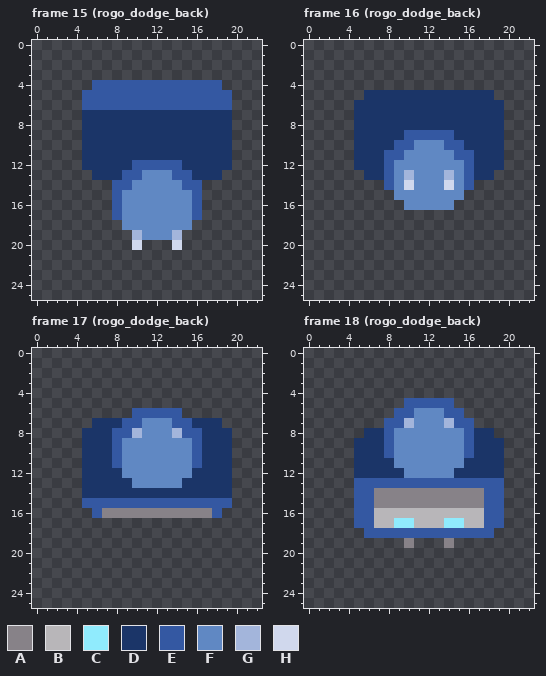
Two states of a pixel-art file, RawResources/Characters/Rogo/rogo.aseprite. The first picture shows the starting point.
24x26 pixels, 355 frames. Colours within 5 levels of each other are drawn and written as one. Shown: frame 15 (rogo_dodge_back), frame 16 (rogo_dodge_back), frame 17 (rogo_dodge_back), frame 18 (rogo_dodge_back). The old version is drawn lined up with the new one, on the new canvas. The commit also changed other frames, which this record leaves out.
Visible layers, top first: "hands", "rogo".
Palette (. is transparent): A #878288  B #b8b6b9  C #90ebfd  D #1b3568  E #3458a2  F #6088c3  G #a3b5db  H #d0d8ed
Pixels before, frame 15 (rogo_dodge_back), first column x 5:
 4 .EEEEEEEEEEEEE.
 5 EEEEEEEEEEEEEEE
 6 EEEEEEEEEEEEEEE
 7 DDDDDDDDDDDDDDD
 8 DDDDDDDDDDDDDDD
 9 DDDDDDDDDDDDDDD
10 DDDDDDDDDDDDDDD
11 DDDDDDDDDDDDDDD
12 DDDDDEEEEEDDDDD
13 .DDDEEFFFEEDDD.
14 ...EEFFFFFEE...
15 ...EFFFFFFFE...
16 ...EFFFFFFFE...
17 ...EFFFFFFFE...
18 ....FFFFFFF....
19 .....GFFFG.....
20 .....H...H.....
Pixels before, frame 16 (rogo_dodge_back), first column x 5:
 5 .DDDDDDDDDDDDD.
 6 DDDDDDDDDDDDDDD
 7 DDDDDDDDDDDDDDD
 8 DDDDDDDDDDDDDDD
 9 DDDDDEEEEEDDDDD
10 DDDDEEFFFEEDDDD
11 DDDEEFFFFFEEDDD
12 DDDEFFFFFFFEDDD
13 .DDEFGFFFGFEDD.
14 ...EFHFFFHFE...
15 ....FFFFFFF....
16 .....FFFFF.....
Pixels before, frame 17 (rogo_dodge_back), first column x 5:
 6 .....EEEEE.....
 7 .DDDEEFFFEEDDD.
 8 DDDEEGFFFGEEDDD
 9 DDDEFFFFFFFEDDD
10 DDDEFFFFFFFEDDD
11 DDDEFFFFFFFEDDD
12 DDDDFFFFFFFDDDD
13 DDDDDFFFFFDDDDD
14 DDDDDDDDDDDDDDD
15 EEEEEEEEEEEEEEE
16 .EAAAAAAAAAAAE.
Pixels before, frame 18 (rogo_dodge_back), first column x 5:
 5 .....EEEEE.....
 6 ....EEFFFEE....
 7 ...EEGFFFGEE...
 8 .DDEFFFFFFFEDD.
 9 DDDEFFFFFFFEDDD
10 DDDEFFFFFFFEDDD
11 DDDDFFFFFFFDDDD
12 DDDDDFFFFFDDDDD
13 EEEEEEEEEEEEEEE
14 EEAAAAAAAAAAAEE
15 EEAAAAAAAAAAAEE
16 EEBBBBBBBBBBBEE
17 EEBBCCBBBCCBBEE
18 .EEEEEEEEEEEEE.
19 .....A...A.....
The same view after the edit:
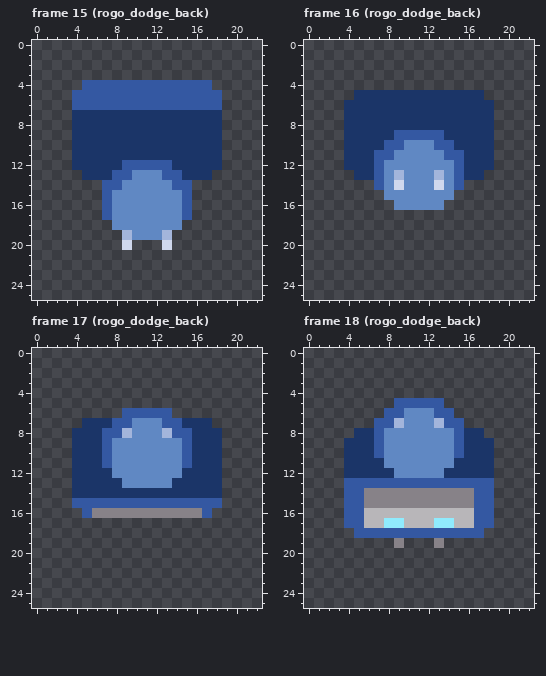
The edit:
canvas 24x26 -> 23x26, the old top-left corner now at -1,0 (the part of the old canvas that was cut away was empty and is not shown)
Frame 15 (rogo_dodge_back):
y 4: x 5 . -> E; x 18 E -> .
y 5..6: x 4 . -> E; x 19 E -> .
y 7..11: x 4 . -> D; x 19 D -> .
y 12: x 4 . -> D; x 9 D -> E; x 14 E -> D; x 19 D -> .
y 13: x 5 . -> D; x 8 D -> E; x 10 E -> F; x 13 F -> E; x 15 E -> D; x 18 D -> .
y 14: x 7 . -> E; x 9 E -> F; x 14 F -> E; x 16 E -> .
y 15..17: x 7..8 .E -> EF; x 15..16 FE -> E.
y 18: x 8 . -> F; x 15 F -> .
y 19: x 9..10 .G -> GF; x 13..14 FG -> G.
y 20: x 9..10 .H -> H.; x 13..14 .H -> H.
Frame 16 (rogo_dodge_back):
y 5: x 5 . -> D; x 18 D -> .
y 6..8: x 4 . -> D; x 19 D -> .
y 9: x 4 . -> D; x 9 D -> E; x 14 E -> D; x 19 D -> .
y 10: x 4 . -> D; x 8 D -> E; x 10 E -> F; x 13 F -> E; x 15 E -> D; x 19 D -> .
y 11: x 4 . -> D; x 7 D -> E; x 9 E -> F; x 14 F -> E; x 16 E -> D; x 19 D -> .
y 12: x 4 . -> D; x 7..8 DE -> EF; x 15..16 FE -> ED; x 19 D -> .
y 13: x 5 . -> D; x 7..10 DEFG -> EFGF; x 13..16 FGFE -> GFED; x 18 D -> .
y 14: x 7..10 .EFH -> EFHF; x 13..16 FHFE -> HFE.
y 15: x 8 . -> F; x 15 F -> .
y 16: x 9 . -> F; x 14 F -> .
Frame 17 (rogo_dodge_back):
y 6: x 9 . -> E; x 14 E -> .
y 7: x 5 . -> D; x 8 D -> E; x 10 E -> F; x 13 F -> E; x 15 E -> D; x 18 D -> .
y 8: x 4 . -> D; x 7 D -> E; x 9..10 EG -> GF; x 13..14 FG -> GE; x 16 E -> D; x 19 D -> .
y 9..11: x 4 . -> D; x 7..8 DE -> EF; x 15..16 FE -> ED; x 19 D -> .
y 12: x 4 . -> D; x 8 D -> F; x 15 F -> D; x 19 D -> .
y 13: x 4 . -> D; x 9 D -> F; x 14 F -> D; x 19 D -> .
y 14: x 4 . -> D; x 19 D -> .
y 15: x 4 . -> E; x 19 E -> .
y 16: x 5..6 .E -> EA; x 17..18 AE -> E.
Frame 18 (rogo_dodge_back):
y 5: x 9 . -> E; x 14 E -> .
y 6: x 8 . -> E; x 10 E -> F; x 13 F -> E; x 15 E -> .
y 7: x 7 . -> E; x 9..10 EG -> GF; x 13..14 FG -> GE; x 16 E -> .
y 8: x 5 . -> D; x 7..8 DE -> EF; x 15..16 FE -> ED; x 18 D -> .
y 9..10: x 4 . -> D; x 7..8 DE -> EF; x 15..16 FE -> ED; x 19 D -> .
y 11: x 4 . -> D; x 8 D -> F; x 15 F -> D; x 19 D -> .
y 12: x 4 . -> D; x 9 D -> F; x 14 F -> D; x 19 D -> .
y 13: x 4 . -> E; x 19 E -> .
y 14..15: x 4 . -> E; x 6 E -> A; x 17 A -> E; x 19 E -> .
y 16: x 4 . -> E; x 6 E -> B; x 17 B -> E; x 19 E -> .
y 17: x 4 . -> E; x 6 E -> B; x 8 B -> C; x 10 C -> B; x 13 B -> C; x 15 C -> B; x 17 B -> E; x 19 E -> .
y 18: x 5 . -> E; x 18 E -> .
y 19: x 9..10 .A -> A.; x 13..14 .A -> A.
